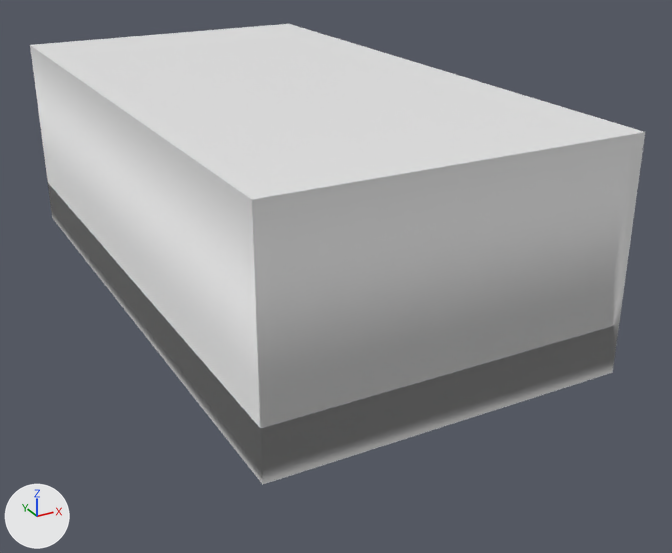
A saved change to the FBX model Assets/FactoryDistrict/Models/BuildingColliders/Building_TypeC_C.fbx.
Camera for both pictures: a camera (50 mm lens) standing at (-29.0, -61.6, 29.3) and looking at (1.6, -6.1, 1.5). The axes (+X, +Y, +Z) are drawn at lower left. The lights are the same throughout. Where no turn or scale is listed for an object, it has been applied to the vertices. Vertices at the same position are counted once.

In view in the first picture: 'Building_TypeC_C'.
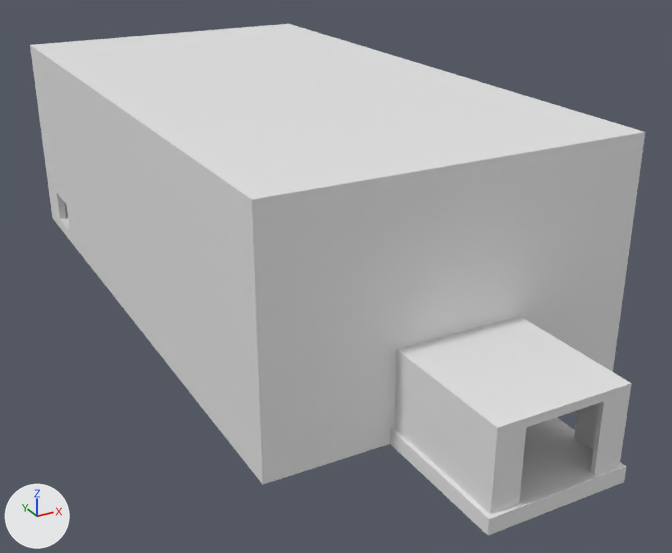
Location of each change, (x1, y1, x2, y2) in pixels of the pictures (672 x 553 px):
'Building_TypeC_C', reshaped (11% taller)
    before: (30, 24, 645, 484)
    after: (30, 24, 645, 535)
part 1 of me_plane_025, added
    after: (390, 417, 627, 535)
part 2 of me_plane_025, built on
    before: (44, 156, 496, 469)
    after: (44, 156, 632, 515)

Patch to the scene script:
```diff
--- a/Assets/FactoryDistrict/Models/BuildingColliders/Building_TypeC_C.fbx.py
+++ b/Assets/FactoryDistrict/Models/BuildingColliders/Building_TypeC_C.fbx.py
@@ me_plane_025 @@
 # used by ob_building_typec_c; location = (0.0, 0.0, 0.0)
-me_plane_025.from_pydata(...)  # 138 vertices, 151 faces; spans x -12.6..20.5, y -23.6..23.6, z -1.0..15.1
+me_plane_025.from_pydata(...)  # 253 vertices, 261 faces; spans x -12.6..20.5, y -32.8..23.6, z -1.0..15.1
+# me_plane_025 part 1: a new loose piece, a box spanning x -4.6..4.6, y -32.8..-23.6, z -0.9..0.1
+# me_plane_025 part 2
+# 4 vertices are removed from x -2.5..2.5, y -23.1, z 0.1..5.1
+# 24 faces are deleted
+# 14 vertices in x -12.0..12.0, y -23.1, z 0.1..5.1 move by (0.0, 0.1, 0.0)
+# 43 vertices are added at x -12.6..4.3, y -32.5..20.1, z 0.1..5.1
+# 7 new vertices lie (0.0, 0.0, -2.5) away from vertices in x -12.6..-2.5, y -23.6..-23.1, z 5.1
+# 6 new vertices lie (0.0, 0.0, -2.6) away from vertices in x -12.6..-10.5, y 4.0..23.6, z 5.1
+# 6 new vertices lie (0.0, 12.7, 0.0) away from vertices in x -12.6..-12.0, y 4.0, z 0.1..5.1
+# 5 new vertices lie (0.0, 0.6, 0.0) away from vertices in x -2.5..2.5, y -23.6, z 0.1..5.1
+# 17 new vertices lie (0.0, 2.3, 0.0) away from vertices in x -4.3..4.3, y -25.9, z 0.1..5.1
+# 15 new vertices lie (0.0, -3.4, 0.0) away from vertices in x -4.3..4.3, y -25.9, z 0.1..5.1
+# 7 new vertices lie (0.0, -3.2, 0.0) away from vertices in x -4.3..4.3, y -29.3, z 0.1..5.1
+# 5 new vertices lie (1.8, 0.0, 0.0) away from vertices in x -4.3, y -32.5..-25.9, z 0.1..5.1
+# 128 new faces join them
```
